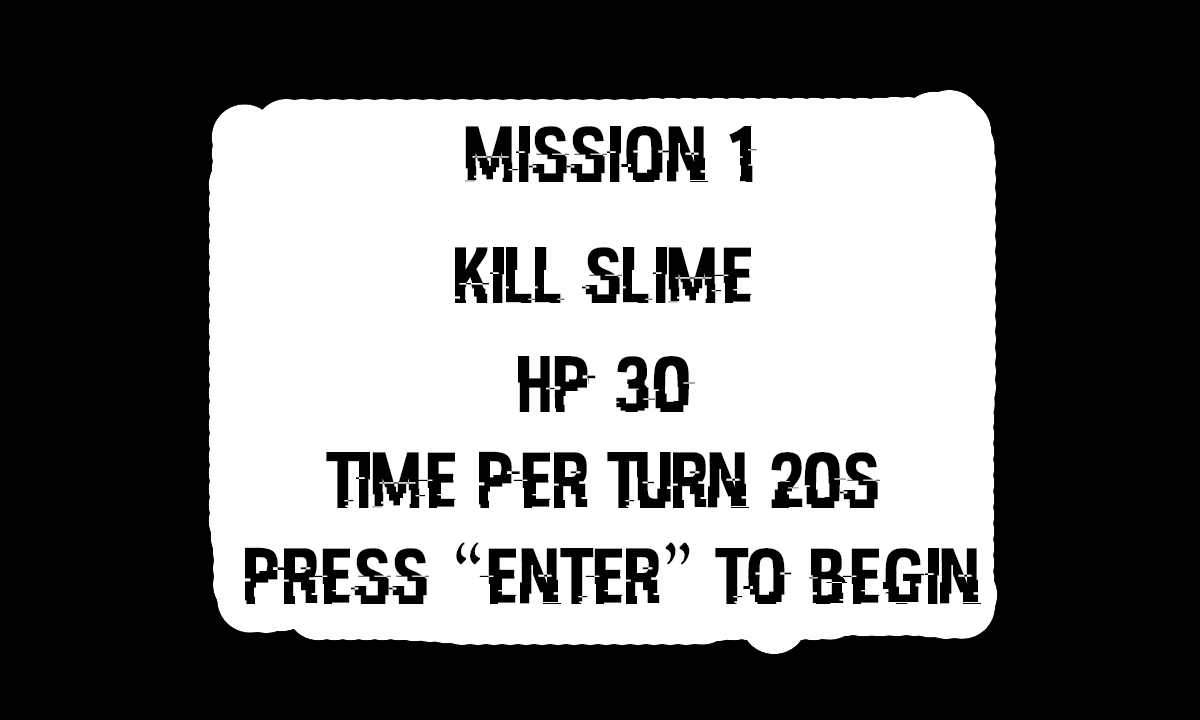
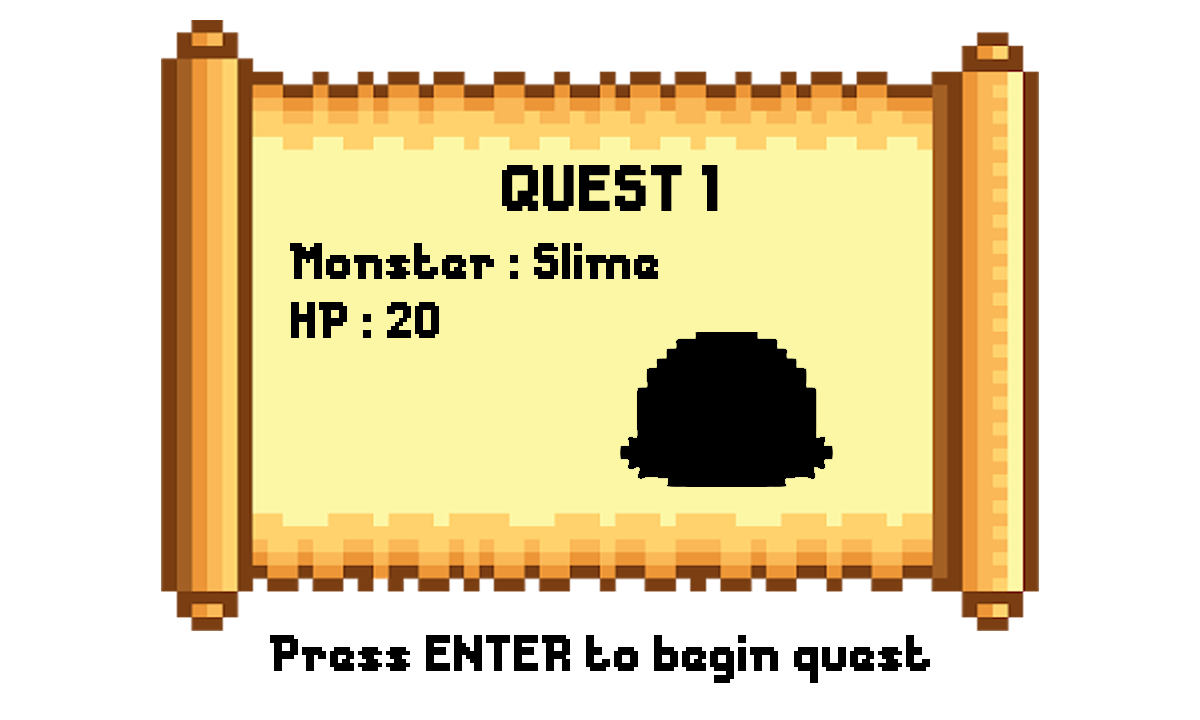
Two versions of the same layered image (1200x720). Layer-by-layer changes:
removed layer "press “enter” to begin" over [left=245, top=542, right=981, bottom=604]
added layer "Press ENTER to begin quest" above "frame_0" over [left=270, top=635, right=930, bottom=683]
renamed "Layer 0" to "frame_0", moved it above "HP : 20", painted on it over [left=0, top=0, right=1200, bottom=720]
added layer "HP : 20" above "Monster : Slime" over [left=291, top=302, right=439, bottom=338]
added layer "Monster : Slime" above "QUEST 1" over [left=290, top=243, right=658, bottom=279]
renamed "HP 30 time per turn 20s" to "QUEST 1", painted on it over [left=326, top=165, right=880, bottom=508]
renamed "kill slime" to "Layer 1", painted on it over [left=161, top=20, right=1039, bottom=631]
removed layer "mission 1" over [left=465, top=126, right=757, bottom=182]
